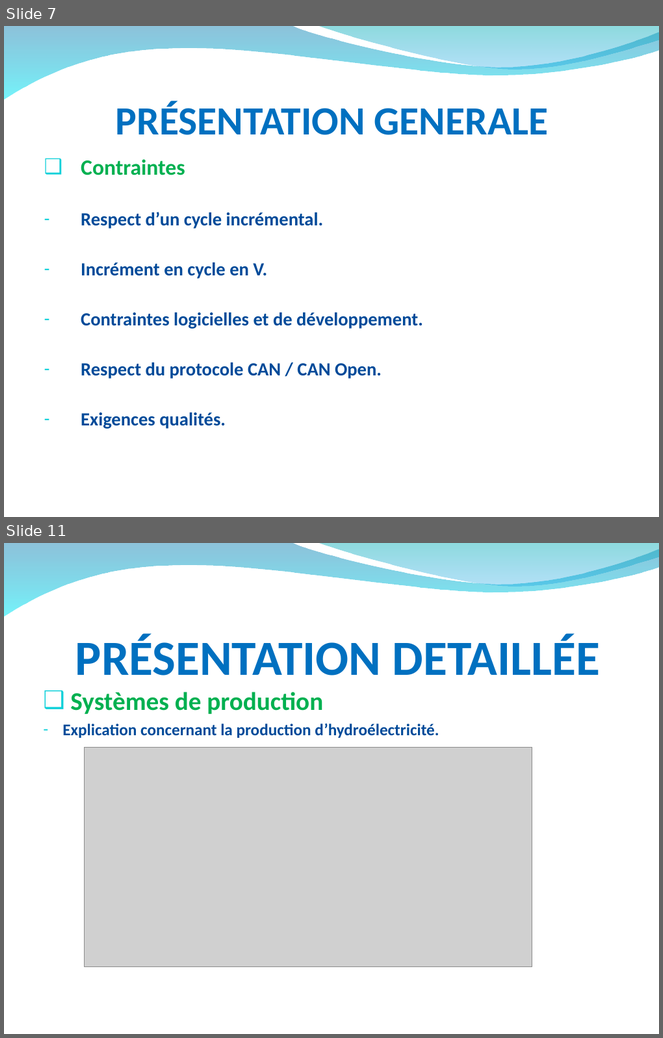
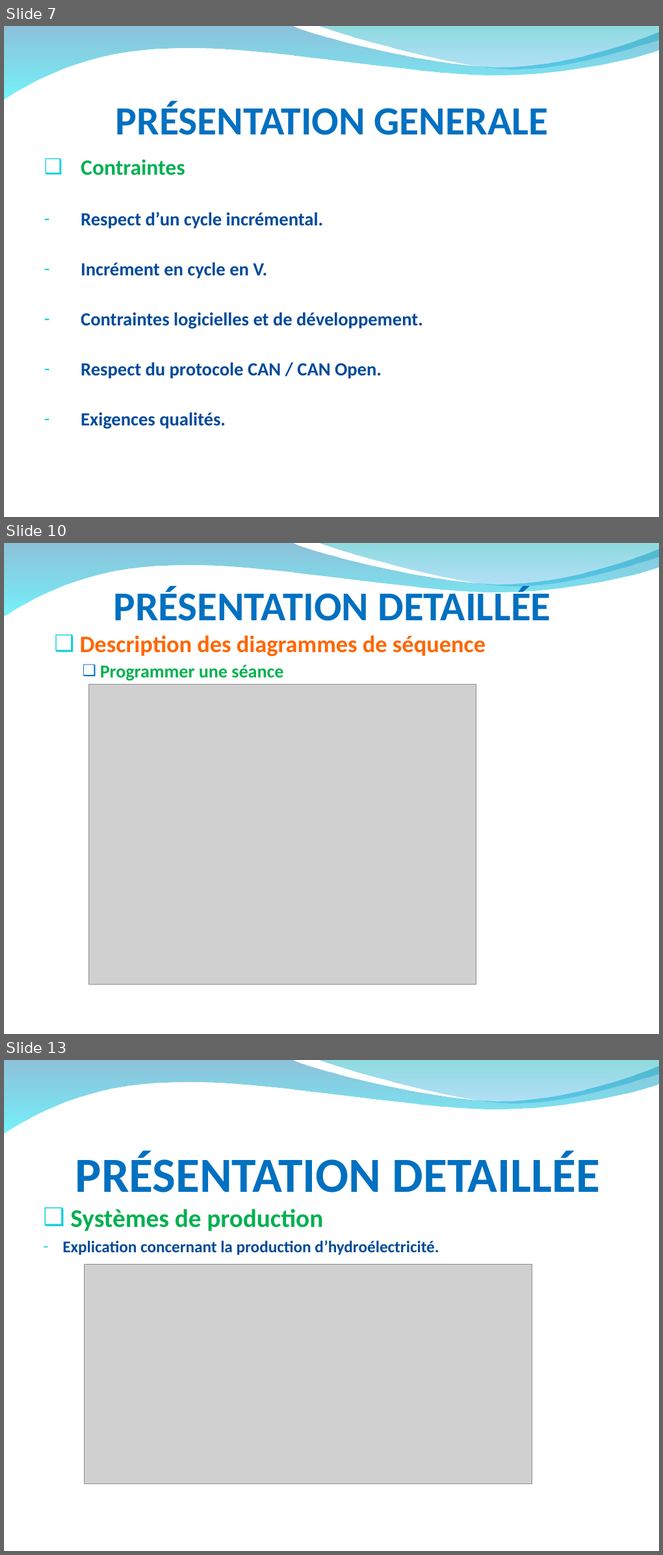
Before and after one commit to hardware/AscenseurPoissons, a slide deck: DOSSIERS A RENDRE/RevueAnalysePPT.ppt. Shown one above the other, each under a label of ours: slides 7 and 11 before the commit, slides 7, 10 and 13 after it; the slides between them are not shown. The pictures are 663x1038 and 663x1555 pixels, drawn with LibreOffice and Linux fonts; fonts in the diff are those of the drawing; grey boxes stand for pictures; background and template pictures are left out. Boxes give left, top, right and bottom in pixels: in the first picture for what was removed or moved away, otherwise in the second. Text is boxed around its words. In the diff, an @@ line names an element or a change of style, - is before the commit and + after.

```diff
--- a/DOSSIERS A RENDRE/RevueAnalysePPT.ppt
+++ b/DOSSIERS A RENDRE/RevueAnalysePPT.ppt
@@ slide 10 added at box(4, 543, 659, 1034), background picture (left out); not listed: 2 template elements that a slide beside it also shows @@
@@ title added at box(114, 587, 551, 621), 45 pt, text #0070C0, bold @@
+PRÉSENTATION DETAILLÉE
@@ text added at box(80, 635, 486, 681), 26 pt, text #FF6600, bold @@
+❑ Description des diagrammes de séquence
+  ❑ Programmer une séance
@@ picture added at box(89, 685, 477, 985) @@
@@ what was slide 11 is now slide 13 @@
```
Also in this commit, not shown: 2 slides changed, 3 other slides added, 2 slides removed.
